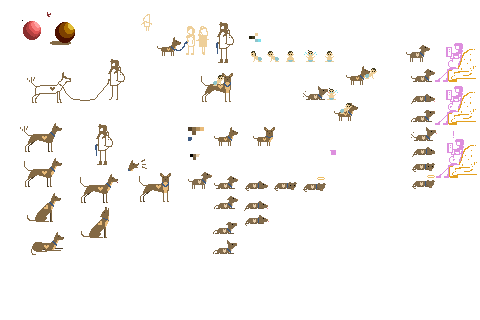
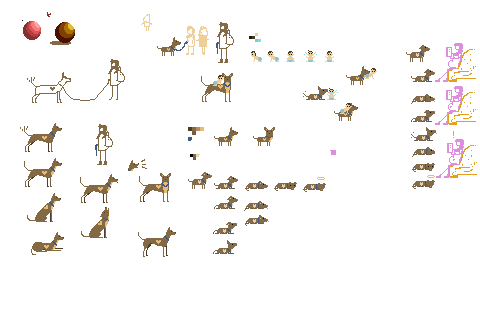
Comparing the layer stacks of the two w=480, h=320 images. Changes:
painted on "Layer #1" over [47, 127, 261, 257]
